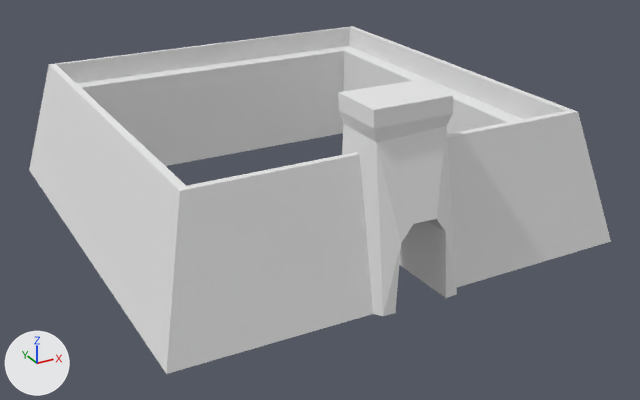
Before and after pictures for a commit that changed the Blender file img sources/Blender/castle_3.blend.
Both versions are drawn from a camera (50 mm lens) standing at (-13.3, -26.3, 13.1) and looking at (0.4, -1.5, 0.6). The lights are fixed; the arrows at lower left show +X, +Y and +Z.

The scene before the commit, as lines of its bpy script (objects in view):
```python
me_cube_001 = bpy.data.meshes.new('Cube.001')
me_cube_001.from_pydata(...)  # 77 vertices, 122 faces, 3 loose edges; spans x -7.6..7.9, y -8.3..7.9, z -0.1..6.0
me_cube_001.materials.append(mat_material)  # white #e7e7e7
ob_cube = bpy.data.objects.new('Cube', me_cube_001)
ob_cube.location = (0.0, 0.0, 0.0)
```
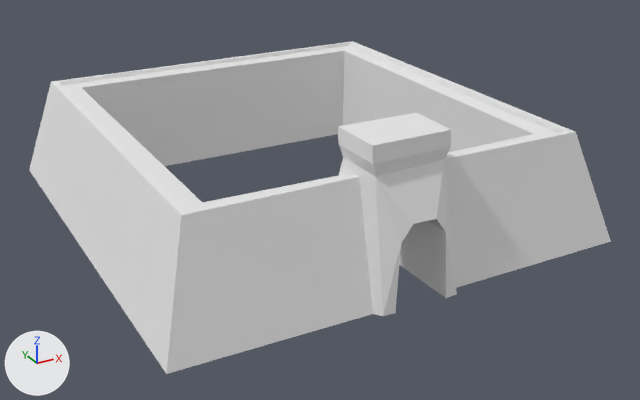
Location of each change, [x1, y1, x2, y2] in pixels of the pictures (640 x 400 px; the box of a moved part takes in the faces that stretch with it):
'Cube', reshaped: before [29, 26, 611, 374]; after [29, 41, 611, 374]
part 1 of me_cube_001, moved or reshaped: before [338, 80, 457, 316]; after [338, 113, 457, 316]
part 2 of me_cube_001, moved or reshaped: before [29, 26, 610, 344]; after [29, 41, 609, 344]
part 3 of me_cube_001, moved or reshaped: before [85, 51, 522, 155]; after [83, 51, 555, 210]

What changed in the scene script:
```text
Change me_cube_001:
    where me_cube_001.from_pydata(...)  # 77 vertices, 122 faces, 3 loose edges; spans x -7.6..7.9, y -8.3..7.9, z -0.1..6.0
    used by ob_cube; location = (0.0, 0.0, 0.0)
    me_cube_001 part 1: all 16 vertices in x -1.5..1.2, y -7.7..-6.0, z 5.0..6.0 are moved by (0.0, 0.0, -1.0)
    me_cube_001 part 2: all 15 vertices in x -6.6..6.6, y -7.0..6.9, z 4.4..4.5 are moved by (0.0, 0.0, -0.7)
    me_cube_001 part 3: all 4 vertices in x -5.7..5.7, y -6.2, z 3.6 are moved by (0.0, 0.1, 0.0)
```
